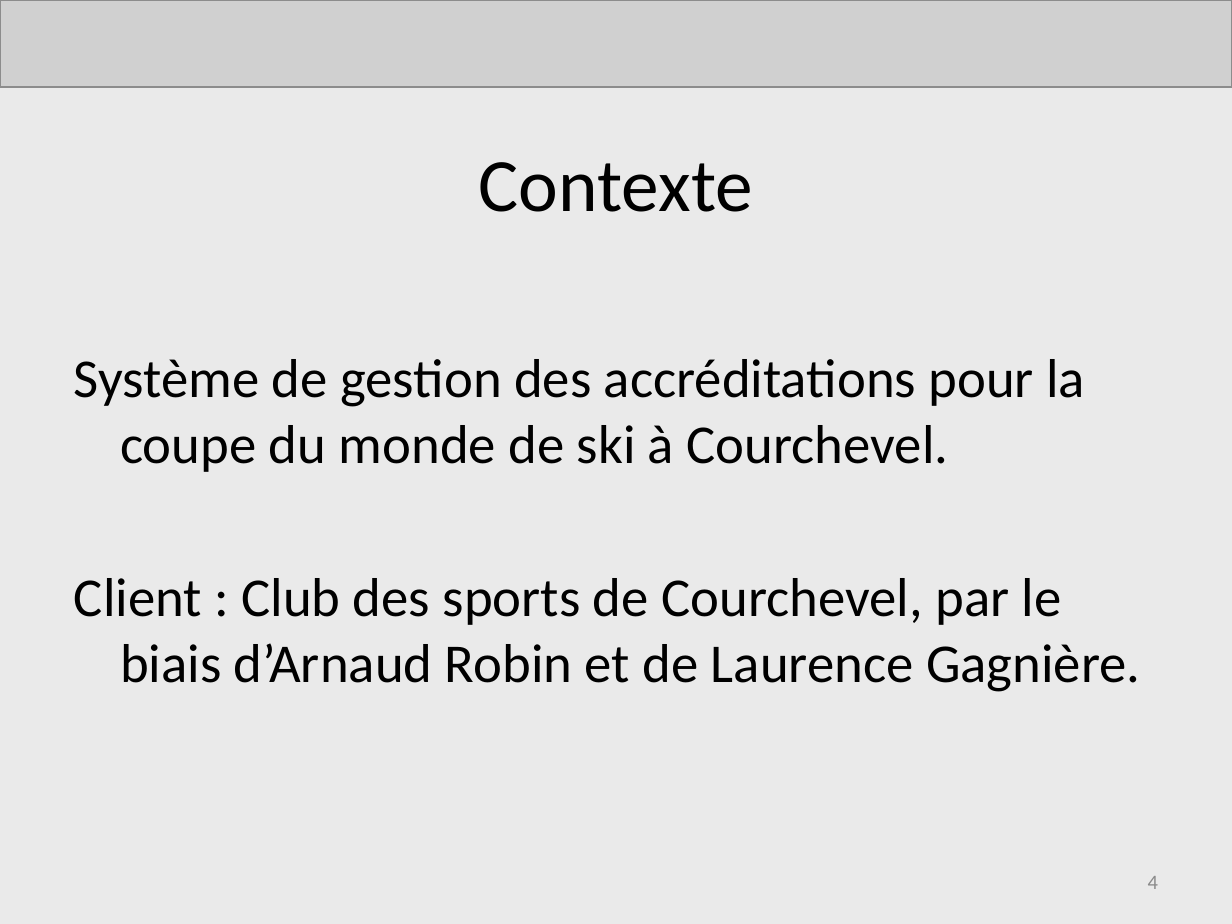
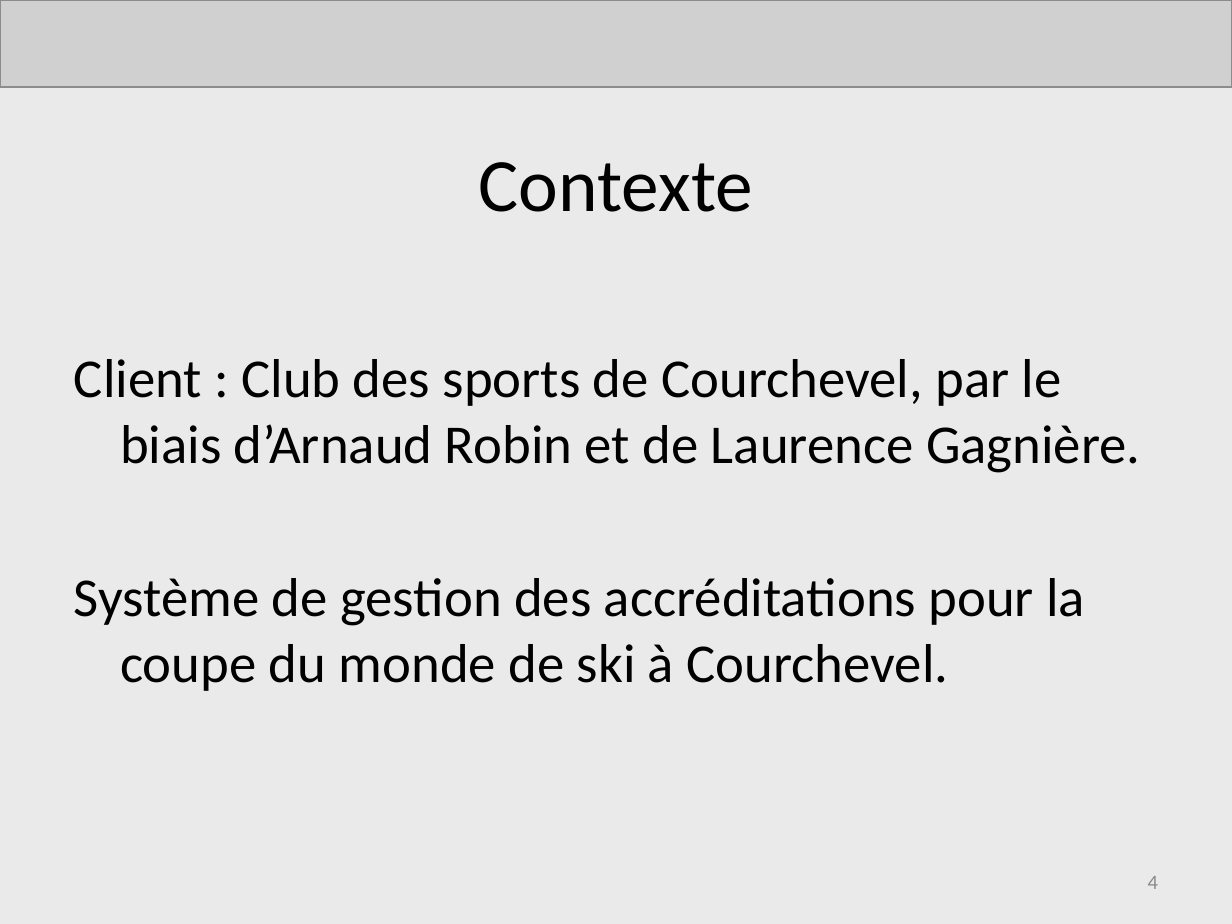
Before and after one commit to AdrienLombard/SimplePass, a slide deck: slide 4 of doc/Présentations/Projet Courchevel - Soutenance finale.pptx. Drawn at 1232x924 pixels with LibreOffice and Linux fonts; fonts in the diff are those of the drawing; grey boxes stand for pictures. Boxes give left, top, right and bottom in pixels: in the first picture for what was removed or moved away, otherwise in the second. Text is boxed around its words. In the diff, an @@ line names an element or a change of style, - is before the commit and + after.

```diff
--- a/doc/Présentations/Projet Courchevel - Soutenance finale.pptx
+++ b/doc/Présentations/Projet Courchevel - Soutenance finale.pptx
@@ text at box(74, 359, 1140, 473): paragraph added @@
+Client : Club des sports de Courchevel, par le biais d’Arnaud Robin et de Laurence Gagnière.
@@ text at box(74, 578, 1140, 692): paragraph removed @@
-Client : Club des sports de Courchevel, par le biais d’Arnaud Robin et de Laurence Gagnière.
```
Also in this commit, not shown: 5 other slides changed, 4 slides added.
